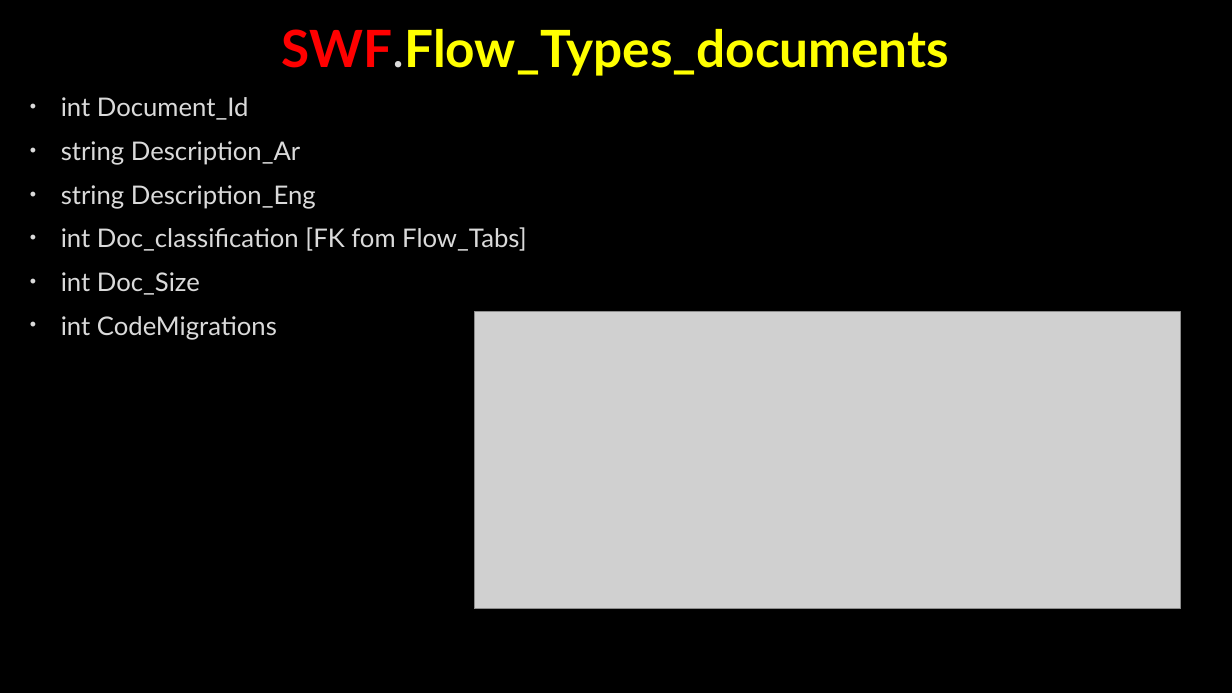
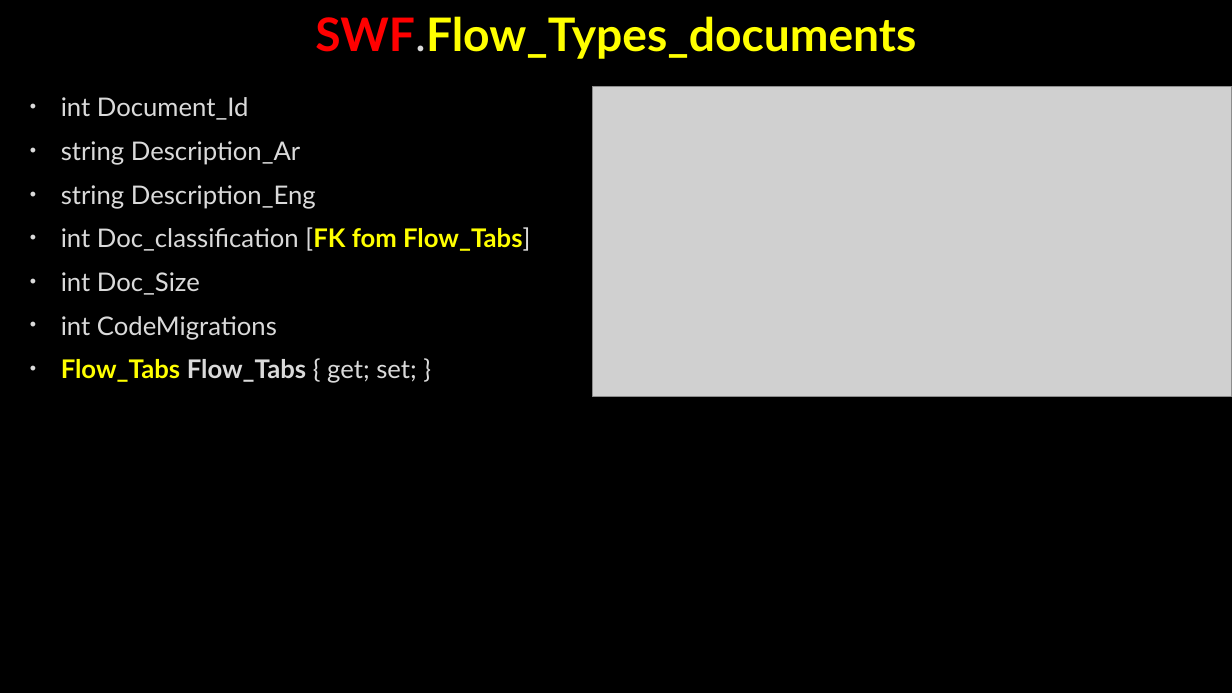
Before and after one commit to AhmedMohamedSamir1/Summary, a slide deck: slide 95 of Dot Net/Business.pptx (slide 82 before the commit). Drawn at 1232x693 pixels with LibreOffice and Linux fonts; fonts in the diff are those of the drawing; grey boxes stand for pictures; background and template pictures are left out. Boxes give left, top, right and bottom in pixels: in the first picture for what was removed or moved away, otherwise in the second. Text is boxed around its words. In the diff, an @@ line names an element or a change of style, - is before the commit and + after.

```diff
--- a/Dot Net/Business.pptx
+++ b/Dot Net/Business.pptx
@@ title "SWF.Flow_Types_documents": place and size @@
-title "SWF.Flow_Types_documents" at (282,29,950,76)
+title "SWF.Flow_Types_documents" at (315,16,916,59)
@@ title "SWF.Flow_Types_documents" at (315,16,916,59): size 40 to 36 pt @@
@@ picture: place and size @@
-picture at (474,312,1180,609)
+picture at (592,87,1232,396)
@@ text at (61,227,530,251): text colour #DADADA to #FFFF00, bold on in "[FK fom Flow_Tabs]" @@
@@ text at (61,359,417,383): paragraph added @@
+• Flow_Tabs Flow_Tabs { get; set; }
```
Also in this commit, not shown: 15 other slides changed, 21 slides added, 4 slides removed, 4 other files.
